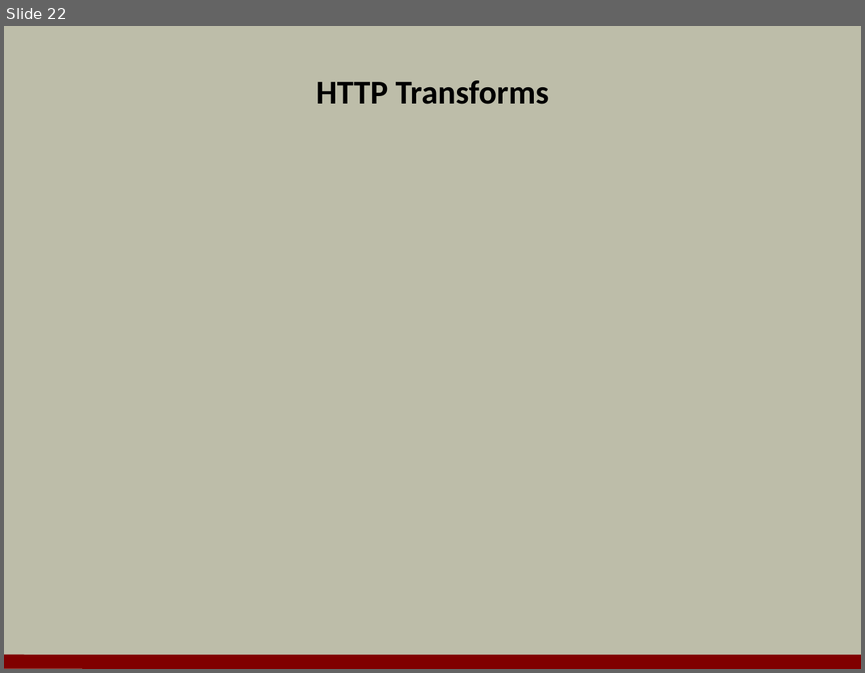
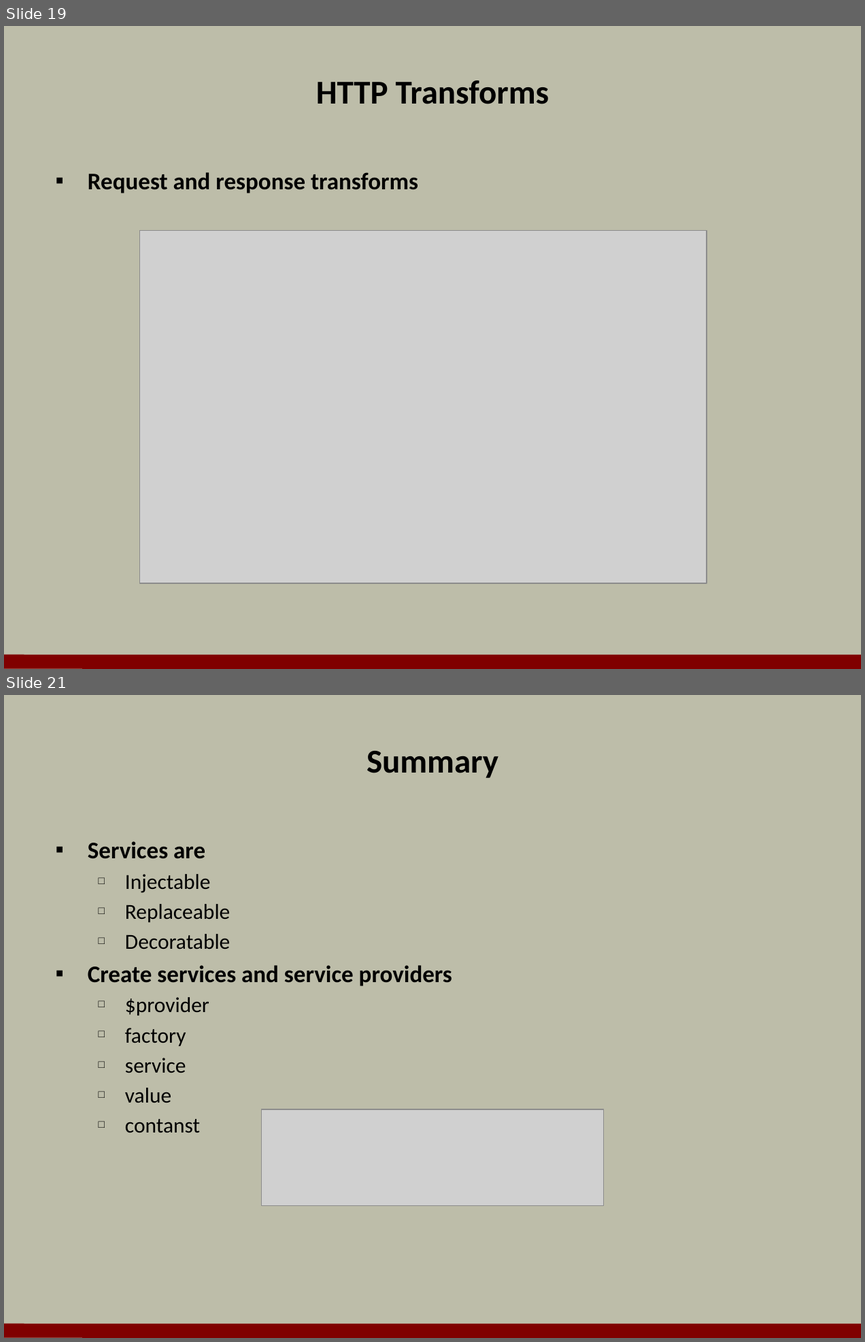
Before and after one commit to OdeToCode/classes, a slide deck: angularjs/slides/04_Services.pptx. Shown one above the other, each under a label of ours: slide 22 before the commit, slides 19 and 21 after it; the slides between them are not shown. The pictures are 865x673 and 865x1342 pixels, drawn with LibreOffice and Linux fonts; fonts in the diff are those of the drawing; grey boxes stand for pictures; background and template pictures are left out. Boxes give left, top, right and bottom in pixels: in the first picture for what was removed or moved away, otherwise in the second. Text is boxed around its words. In the diff, an @@ line names an element or a change of style, - is before the commit and + after.

```diff
--- a/angularjs/slides/04_Services.pptx
+++ b/angularjs/slides/04_Services.pptx
@@ slide 21 added at [4,695,861,1338], background #BDBDA9; not listed: 1 template element that a slide beside it also shows @@
@@ title added at [366,751,498,778], 28 pt, text #000000, bold @@
+Summary
@@ text added at [88,841,452,1133], 18 pt, text #000000 @@
+▪ Services are
+  □ Injectable
+  □ Replaceable
+  □ Decoratable
+▪ Create services and service providers
+  □ $provider
+  □ factory
+  □ service
+  □ value
+  □ contanst
@@ picture added at [262,1109,604,1206] @@
@@ what was slide 22 is now slide 19 @@
@@ slide 19 changed as well @@
@@ text added at [88,172,418,193], 20 pt, text #000000, bold @@
+▪ Request and response transforms
@@ picture added at [139,231,706,583] @@
```
Also in this commit, not shown: 14 other slides changed, 4 other slides added, 7 slides removed, 36 other files.
